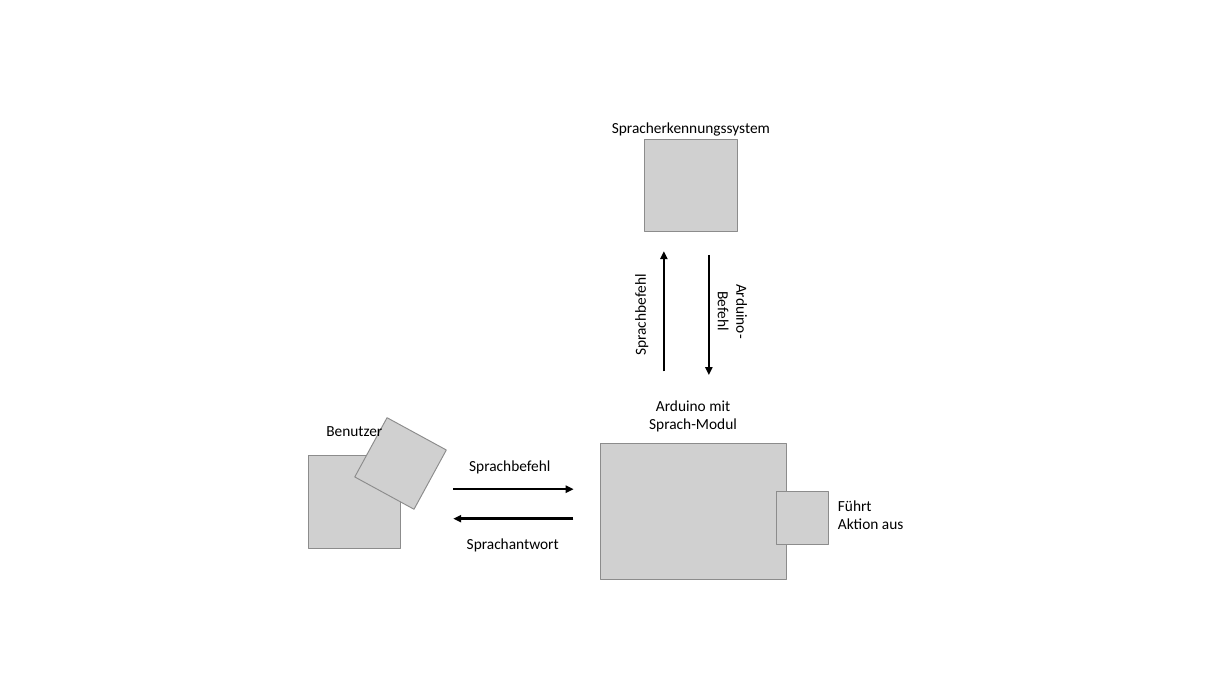
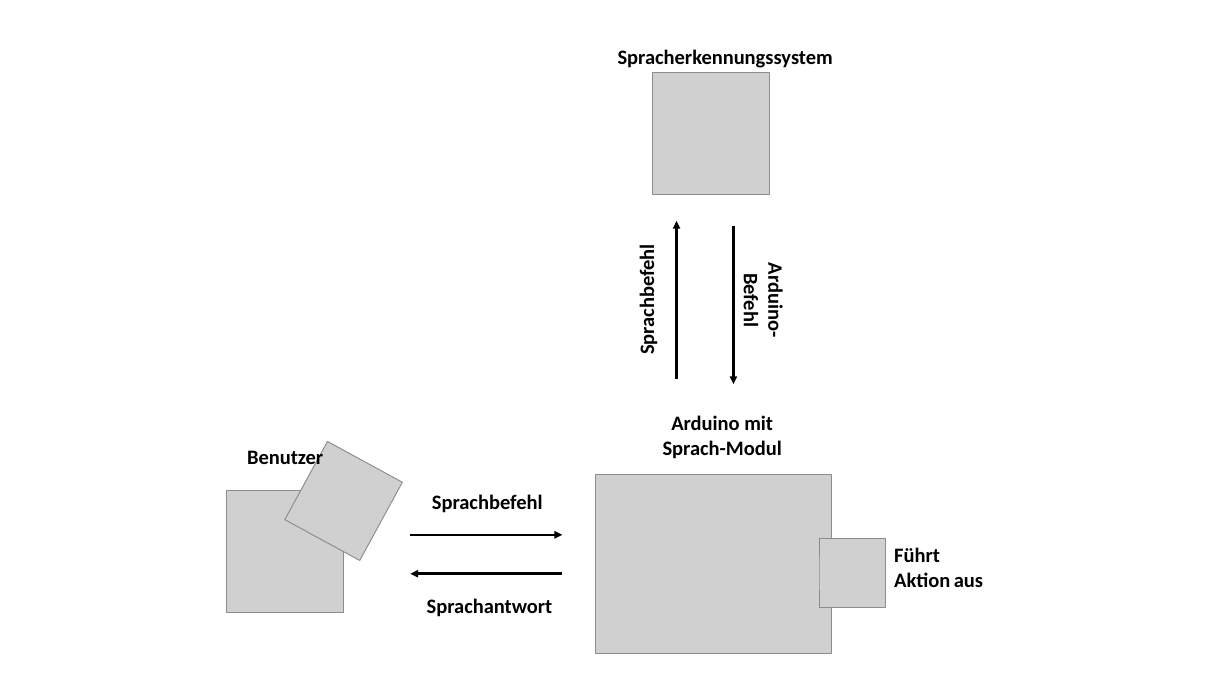
Before and after one commit to fgervasi-cell/Studienarbeit, a slide deck: slide 4 of Konzept_Diagramme/Diagramme.pptx. Drawn at 1232x693 pixels with LibreOffice and Linux fonts; fonts in the diff are those of the drawing; grey boxes stand for pictures. Boxes give left, top, right and bottom in pixels: in the first picture for what was removed or moved away, otherwise in the second. Text is boxed around its words. In the diff, an @@ line names an element or a change of style, - is before the commit and + after.

```diff
--- a/Konzept_Diagramme/Diagramme.pptx
+++ b/Konzept_Diagramme/Diagramme.pptx
@@ size 12 to 16 pt, bold on in 8 elements at (635,255,660,352), (738,270,788,336), (663,415,782,459), (432,494,543,513), (247,449,323,470), (427,598,553,617), (894,547,983,587), (618,49,833,68) @@
@@ text "Spracherkennungssystem": place and size @@
-text "Spracherkennungssystem" at (612,122,770,136)
+text "Spracherkennungssystem" at (618,49,833,68)
@@ picture: place and size @@
-picture at (645,140,738,232)
+picture at (653,73,769,195)
@@ text "Sprachbefehl": place and size @@
-text "Sprachbefehl" at (631,282,650,353)
+text "Sprachbefehl" at (635,255,660,352)
@@ arrow moved from (665, 372) - (665, 251) to (677, 380) - (677, 221) @@
@@ text "Arduino-Befehl": place and size @@
-text "Arduino-Befehl" at (714,289,751,338)
+text "Arduino-Befehl" at (738,270,788,336)
@@ arrow moved from (709, 255) - (709, 375) to (734, 226) - (734, 384) @@
@@ text "Arduino mit Sprach-Modul": place and size @@
-text "Arduino mit Sprach-Modul" at (649,400,737,432)
+text "Arduino mit Sprach-Modul" at (663,415,782,459)
@@ text "Benutzer": place and size @@
-text "Benutzer" at (326,426,382,441)
+text "Benutzer" at (247,449,323,470)
@@ picture: place and size @@
-picture at (355,418,446,509)
+picture at (285,442,402,560)
@@ picture: place and size @@
-picture at (600,444,786,579)
+picture at (596,474,832,653)
@@ picture: place and size @@
-picture at (309,456,401,548)
+picture at (226,491,343,613)
@@ text "Sprachbefehl": place and size @@
-text "Sprachbefehl" at (469,460,550,474)
+text "Sprachbefehl" at (432,494,543,513)
@@ arrow moved from (454, 489) - (574, 489) to (410, 535) - (562, 535) @@
@@ picture: place and size @@
-picture at (776,492,829,544)
+picture at (819,538,886,608)
@@ text "Führt Aktion aus": place and size @@
-text "Führt Aktion aus" at (838,500,903,529)
+text "Führt Aktion aus" at (894,547,983,587)
@@ arrow moved from (574, 518) - (454, 518) to (562, 574) - (410, 574) @@
@@ text "Sprachantwort": place and size @@
-text "Sprachantwort" at (467,538,559,552)
+text "Sprachantwort" at (427,598,553,617)
```
Also in this commit, not shown: 10 other files.
